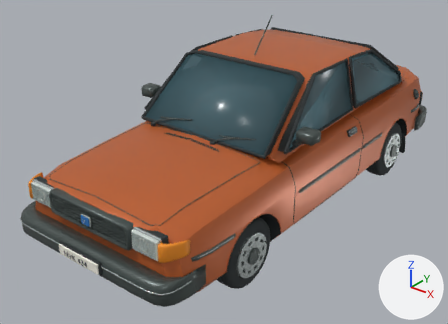
The Blender file source_blender/Vovlo_434.blend, before and after one commit.
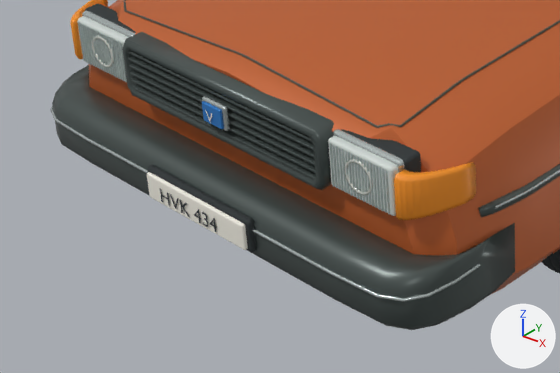
Old and new are each drawn whole from a 50 mm camera at (3.09, -4.41, 2.97) aimed at (-0.15, -0.37, 0.47) and again close up on the part from 0% to 50% of the width and 54% to 100% of the height. Arrows for +X, +Y and +Z are at lower right; the lights stay in place. The older version's two pictures come first.

In view in the first close-up: 'Bonnet shut line', 'Bumper bright line', 'Front amber indicator.001', 'Grille horizontal blade.002', 'Grille horizontal blade.003', 'Grille horizontal blade.004', 'Grille surround', 'Headlight lens.001', 'Plate mount', 'Pressed steel body', 'Registration plate', 'Wraparound bumper' and 53 more.
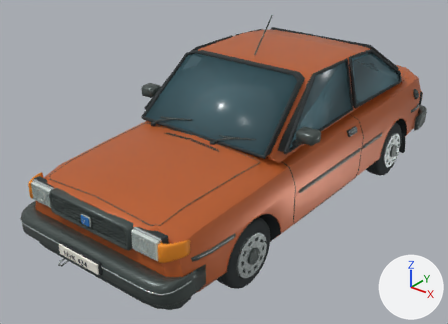
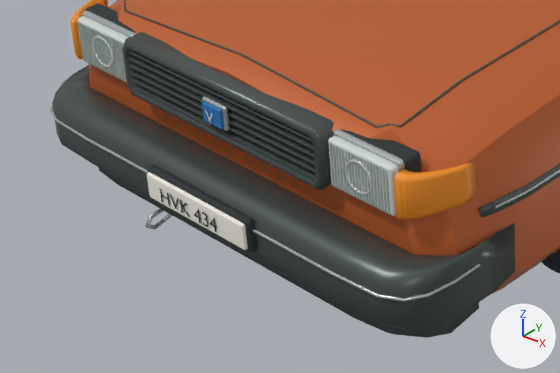
Commit message: Model the Vovlo 434 front apron and tow eye

Changed parts and their boxes (x1, y1, x2, y2) in the close-ups (560 x 373 px):
```json
{"object": "Front lower apron", "change": "added", "after": [98, 167, 479, 338], "on screen": "mostly hidden"}
{"object": "Front tow eye", "change": "added", "after": [145, 209, 172, 230]}
```

Scene script edits in JSON lines:
```json
{"op": "add", "block": "me_front_lower_apron", "code": ["me_front_lower_apron = bpy.data.meshes.new('Front lower apron')", "me_front_lower_apron.from_pydata(...)  # 48 vertices, 44 faces; spans x -0.746..0.746, y -2.103..-1.842, z 0.233..0.374", "me_front_lower_apron.polygons.foreach_set('use_smooth', [True] * 44)", "me_front_lower_apron.materials.append(mat_graphite_trim)  # dark grey #4d5755"]}
{"op": "add", "block": "cu_front_tow_eye", "code": ["cu_front_tow_eye = bpy.data.curves.new('Front tow eye', 'CURVE')", "cu_front_tow_eye.dimensions = '3D'", "_sp = cu_front_tow_eye.splines.new('POLY'); _sp.points.add(5)", "_sp.points.foreach_set('co', [-0.32, -2.071, 0.248, 1.0, -0.32, -2.136, 0.244, 1.0, -0.32, -2.152, 0.219, 1.0, -0.32, -2.127, 0.2, 1.0, -0.32, -2.067, 0.213, 1.0, -0.32, -2.071, 0.248, 1.0])", "cu_front_tow_eye.materials.append(mat_brushed_equipment_metal)  # light grey #c4cdcb", "cu_front_tow_eye.bevel_resolution = 3", "cu_front_tow_eye.bevel_depth = 0.007", "cu_front_tow_eye.fill_mode = 'FULL'", "cu_front_tow_eye.use_fill_caps = True"]}
{"op": "add", "block": "ob_front_tow_eye", "code": ["ob_front_tow_eye = bpy.data.objects.new('Front tow eye', cu_front_tow_eye)", "ob_front_tow_eye.parent = ob_vovlo_434", "ob_front_tow_eye.location = (0.0, 0.0, 0.0)"]}
{"op": "add", "block": "ob_front_lower_apron", "code": ["ob_front_lower_apron = bpy.data.objects.new('Front lower apron', me_front_lower_apron)", "ob_front_lower_apron.parent = ob_vovlo_434", "ob_front_lower_apron.location = (0.0, 0.0, 0.0)"]}
```
